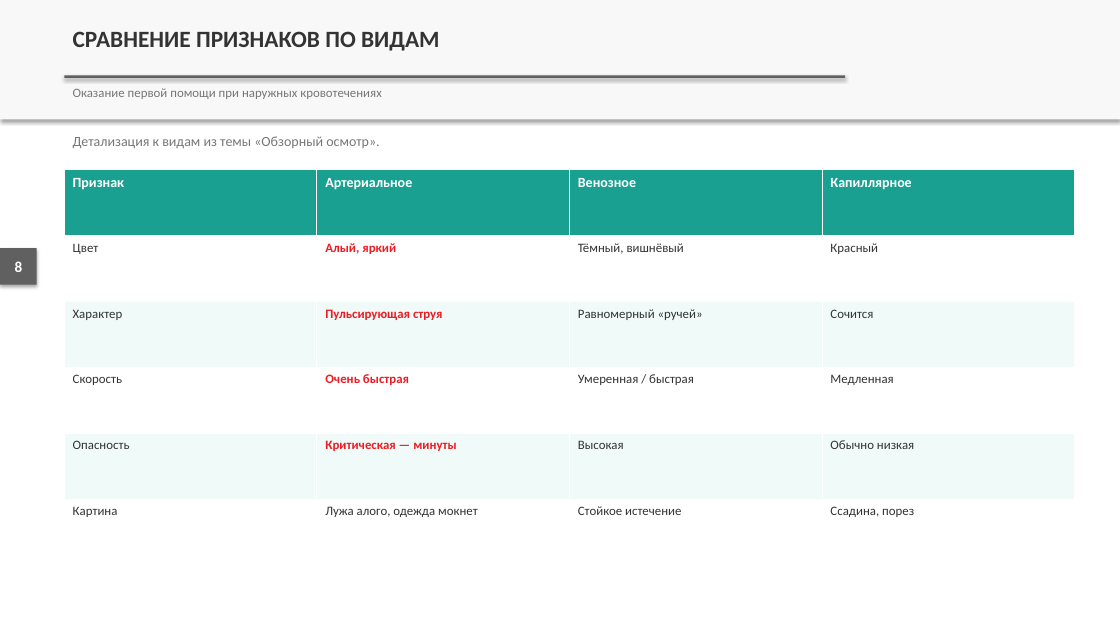
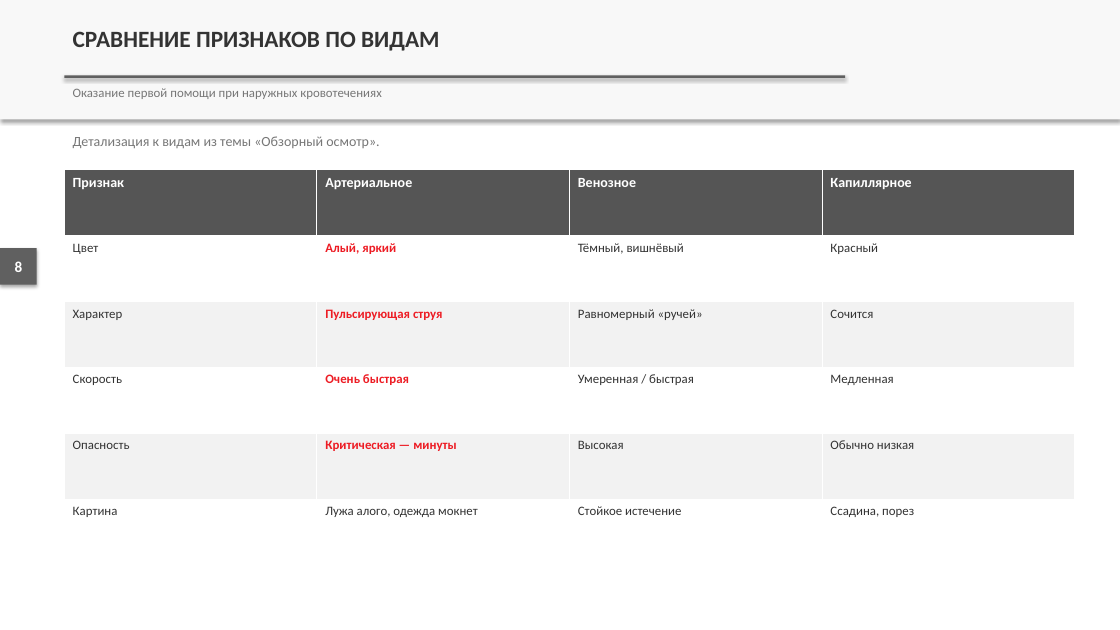
Before and after one commit to lysakalenushka-hash/-, a slide deck: slide 8 of presentations/out/Признаки_наружного_кровотечения_и_кровопотери.pptx. Drawn at 1120x630 pixels with LibreOffice and Linux fonts; fonts in the diff are those of the drawing. Boxes give left, top, right and bottom in pixels: in the first picture for what was removed or moved away, otherwise in the second. Text is boxed around its words. In the diff, an @@ line names an element or a change of style, - is before the commit and + after.

```diff
--- a/presentations/out/Признаки_наружного_кровотечения_и_кровопотери.pptx
+++ b/presentations/out/Признаки_наружного_кровотечения_и_кровопотери.pptx
@@ table at [65,170,1076,565] @@
@@ fill #1AA090 to #555555 in row 1 @@
@@ fill #F0FAF8 to #F2F2F2 in 8 cells @@
```
Also in this commit, not shown: 10 other slides changed, 4 other files.
